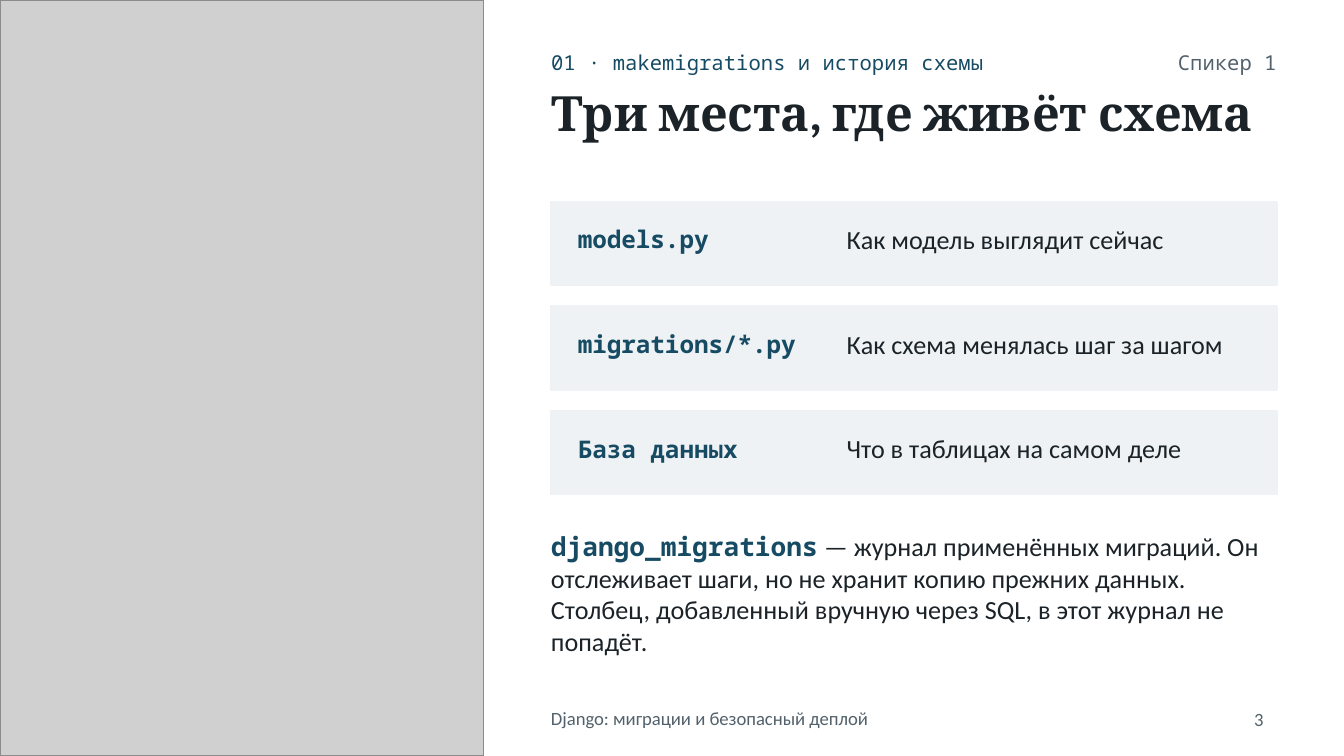
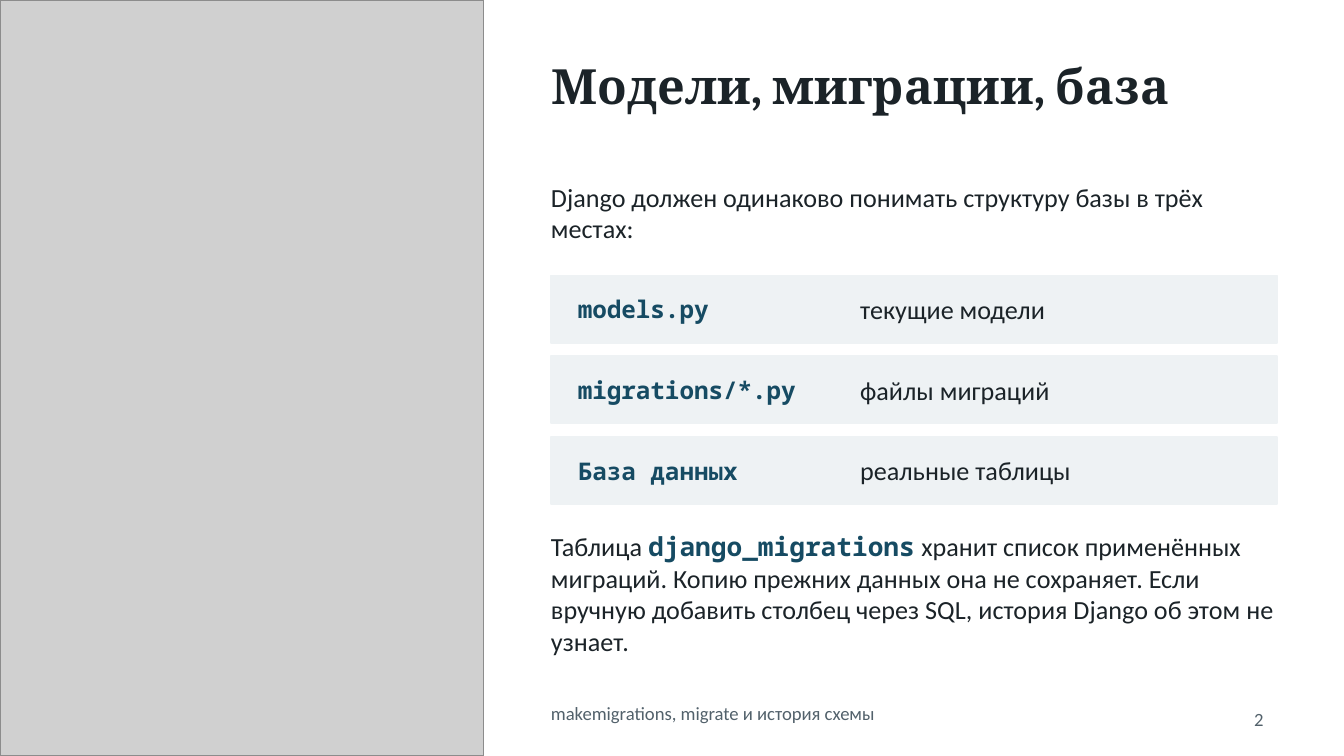
Before and after one commit to Aalerti/django-migrations-report, a slide deck: slide 2 of django_migrations_presentation.pptx (slide 3 before the commit). Drawn at 1344x756 pixels with LibreOffice and Linux fonts; fonts in the diff are those of the drawing; grey boxes stand for pictures. Boxes give left, top, right and bottom in pixels: in the first picture for what was removed or moved away, otherwise in the second. Text is boxed around its words. In the diff, an @@ line names an element or a change of style, - is before the commit and + after.

```diff
--- a/django_migrations_presentation.pptx
+++ b/django_migrations_presentation.pptx
@@ text removed at (x1=551, y1=54, x2=983, y2=75) @@
-01 · makemigrations и история схемы
@@ text removed at (x1=1178, y1=55, x2=1276, y2=75) @@
-Спикер 1
@@ title added at (x1=551, y1=66, x2=1170, y2=116), 26 pt, text #1B2328, bold @@
+Модели, миграции, база
@@ title removed at (x1=551, y1=94, x2=1253, y2=143) @@
-Три места, где живёт схема
@@ text added at (x1=551, y1=189, x2=1203, y2=238), 14 pt, text #1B2328 @@
+Django должен одинаково понимать структуру базы в трёх местах:
@@ text removed at (x1=847, y1=231, x2=1163, y2=254) @@
-Как модель выглядит сейчас
@@ rectangle resized from (x1=551, y1=306, x2=1277, y2=390) to (x1=551, y1=276, x2=1277, y2=343) @@
@@ vertical alignment top to middle in 3 elements at (x1=578, y1=462, x2=737, y2=485), (x1=578, y1=380, x2=796, y2=405), (x1=578, y1=299, x2=709, y2=324) @@
@@ text "models.py" moved from (x1=578, y1=229, x2=709, y2=254) to (x1=578, y1=299, x2=709, y2=324) @@
@@ text added at (x1=860, y1=306, x2=1045, y2=324), 14 pt, text #1B2328 @@
+текущие модели
@@ rectangle resized from (x1=551, y1=202, x2=1277, y2=285) to (x1=551, y1=356, x2=1277, y2=423) @@
@@ text "migrations/*.py" moved from (x1=578, y1=334, x2=796, y2=359) to (x1=578, y1=380, x2=796, y2=405) @@
@@ text removed at (x1=847, y1=337, x2=1223, y2=354) @@
-Как схема менялась шаг за шагом
@@ text added at (x1=860, y1=382, x2=1050, y2=405), 14 pt, text #1B2328 @@
+файлы миграций
@@ rectangle resized from (x1=551, y1=411, x2=1277, y2=495) to (x1=551, y1=437, x2=1277, y2=504) @@
@@ text removed at (x1=847, y1=440, x2=1181, y2=463) @@
-Что в таблицах на самом деле
@@ text added at (x1=860, y1=462, x2=1070, y2=485), 14 pt, text #1B2328 @@
+реальные таблицы
@@ text at (x1=551, y1=535, x2=1273, y2=656): text changed @@
-django_migrations — журнал применённых миграций. Он отслеживает шаги, но не хранит копию прежних данных. Столбец, добавленный вручную через SQL, в этот журнал не попадёт.
+Таблица django_migrations хранит список применённых миграций. Копию прежних данных она не сохраняет. Если вручную добавить столбец через SQL, история Django об этом не узнает.
@@ text removed at (x1=551, y1=712, x2=868, y2=728) @@
-Django: миграции и безопасный деплой
@@ text added at (x1=551, y1=707, x2=875, y2=723), 10 pt, text #52616B @@
+makemigrations, migrate и история схемы
@@ page number at (x1=1254, y1=714, x2=1263, y2=726): text changed @@
-3
+2
```
Also in this commit, not shown: 17 other slides changed, 2 slides added, 3 slides removed, 1 other file.
